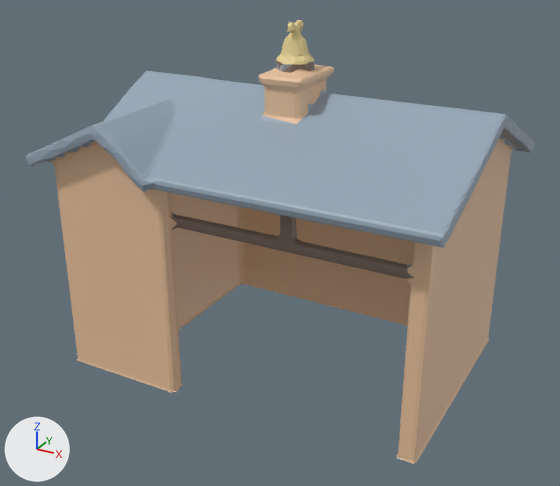
The glTF model docs/univers/archipeo/batiments/modeles/6e-batiment-preau-de-voix/final-3000.glb as it was, and as the next commit left it.
The view is the same before and after, from a 50 mm lens placed at (0.817, -1.488, 1.093), pointed at (-0.03, 0.051, 0.324). Lighting does not change. The marker at lower left points along +X, +Y and +Z. The older version comes first. Vertices at exactly the same position are counted once.

The older version as bpy lines, for what is in view:
```python
me_geometry_0 = bpy.data.meshes.new('geometry_0')
me_geometry_0.from_pydata(...)  # 1278 vertices, 2500 faces; spans x -0.533..0.469, y -0.273..0.476, z 0.0..0.854
me_geometry_0.materials.append(mat_defaultmaterial)
ob_geometry_0 = bpy.data.objects.new('geometry_0', me_geometry_0)
ob_geometry_0.location = (0.0, 0.0, 0.0)
```
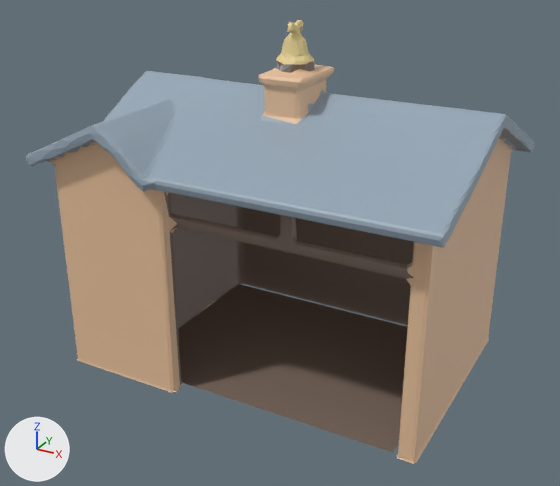
What differs and where, as boxes (x1, y1, x2, y2) in the pictures (560 x 486 px):
part 1 of me_geometry_0, added (brown)
    after: (179, 284, 408, 452)
part 2 of me_geometry_0, recoloured (darker)
    both: (164, 192, 414, 386)

The change in detail:
me_geometry_0 is used by ob_geometry_0; location (0.0, 0.0, 0.0).
me_geometry_0 had 1278 vertices, 2500 faces and spanned x -0.533..0.469, y -0.273..0.476, z 0.0..0.854.
me_geometry_0 now has 1314 vertices, 2593 faces and spans x -0.533..0.469, y -0.273..0.476, z 0.0..0.854.
me_geometry_0 part 1: a new loose piece of 36 vertices spanning x -0.345..0.375, y -0.179..0.353, z 0.003, in mat_defaultmaterial.
me_geometry_0 part 2: 174 kept faces spanning x -0.345..0.388, y -0.213..0.367, z 0.0..0.528 get new vertex colours; the middle colour goes from beige #e9c29d to brown #837166.
Other edits to the shape of me_geometry_0 do not show in these pictures.
